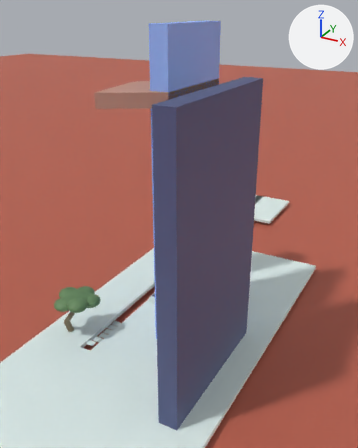
Two versions of the glTF model worlds/storm-terrace/source/storm_terrace_blockout.glb, one commit apart.
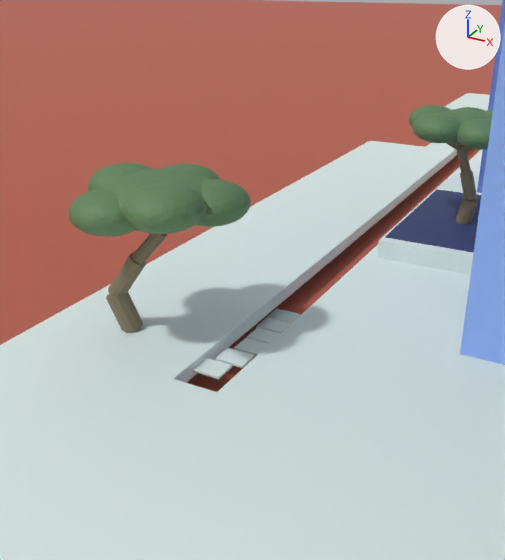
Each version is shown from a camera (50 mm lens) standing at (64.0, -66.0, 72.9) and looking at (11.2, 29.9, 24.9), then close up from a camera (50 mm lens) standing at (19.1, -22.7, 21.8) and looking at (-0.5, 13.0, 3.9). Lighting does not change. The marker at upper right points along +X, +Y and +Z. The last two pictures show the newer version.

Objects in the first close-up: 'bent_tree_crown_0', 'bent_tree_crown_1', 'bent_tree_crown_2', 'bent_tree_crown_3', 'bent_tree_crown_4', 'bent_tree_crown_core', 'bent_tree_trunk_0', 'bent_tree_trunk_1', 'bent_tree_trunk_2', 'deck_east', 'deck_south', 'deck_west', 'glass_monolith', 'plinth', 'plinth_pool', 'plinth_tree_crown_3', 'sea_optional' and 18 more.
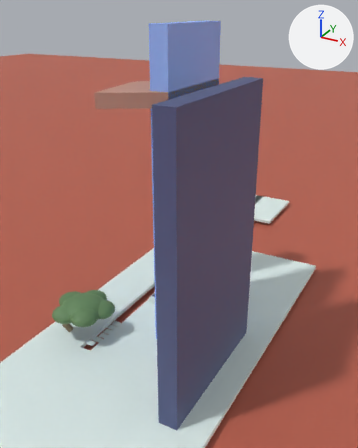
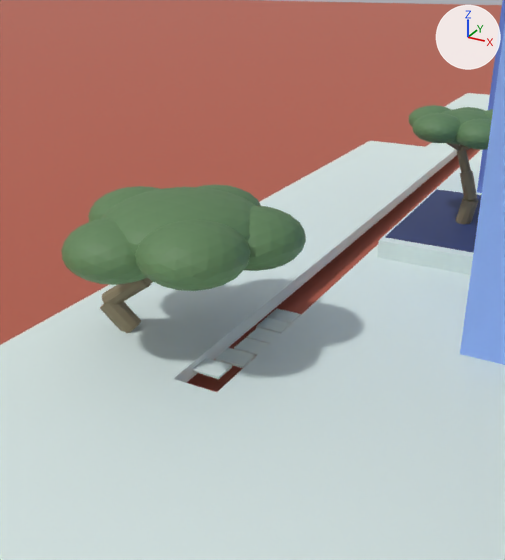
Boxes [x1, y1, x2, y2] around the edits, measured in the close-ups (505 x 560 px):
'bent_tree_crown_4', moved, rescaled (36% wider, 40% taller)
    before: [122, 183, 207, 234]
    after: [135, 219, 251, 291]
'bent_tree_crown_core', moved, rescaled
    before: [101, 169, 208, 211]
    after: [101, 187, 255, 254]
'bent_tree_crown_3', moved, rescaled
    before: [68, 188, 137, 237]
    after: [61, 218, 147, 285]
'bent_tree_crown_0', moved, rescaled
    before: [196, 179, 251, 227]
    after: [244, 206, 306, 271]
'bent_tree_crown_2', moved, rescaled
    before: [88, 163, 152, 191]
    after: [88, 186, 159, 222]
'bent_tree_trunk_1', reshaped
    before: [108, 253, 146, 296]
    after: [102, 280, 151, 304]
'bent_tree_trunk_0', reshaped
    before: [106, 292, 143, 333]
    after: [100, 301, 141, 333]
'bent_tree_crown_1', moved, rescaled
    before: [163, 164, 220, 179]
    after: [199, 185, 261, 206]
'bent_tree_trunk_2', reshaped (mostly hidden afterwards)
    before: [132, 234, 167, 264]
    after: [143, 278, 153, 284]

Diff of the bpy script that builds the scene:
```diff
--- a/worlds/storm-terrace/source/storm_terrace_blockout.glb.py
+++ b/worlds/storm-terrace/source/storm_terrace_blockout.glb.py
@@ me_bent_tree_trunk_0 @@
-me_bent_tree_trunk_0.from_pydata(...)  # 22 vertices, 40 faces; spans x -9.65..-7.31, y 8.96..10.74, z -0.28..2.78
+me_bent_tree_trunk_0.from_pydata(...)  # 22 vertices, 40 faces; spans x -10.14..-7.42, y 8.79..10.73, z -0.48..2.36
+# me_bent_tree_trunk_0 part 1: 21 of 22 vertices moved; they spanned x -9.65..-7.31, y 8.96..10.74, z -0.28..2.78 and now span x -10.14..-7.42, y 8.79..10.73, z -0.48..2.36; mean shift (-0.31, -0.09, -0.33); largest move (-9.65, 9.88, 2.26) -> (-10.14, 9.68, 1.43)
 me_bent_tree_trunk_0.materials.append(mat_trunk)
@@ me_bent_tree_trunk_1 @@
-me_bent_tree_trunk_1.from_pydata(...)  # 22 vertices, 40 faces; spans x -9.46..-6.86, y 9.11..10.79, z 2.17..5.33
+me_bent_tree_trunk_1.from_pydata(...)  # 22 vertices, 40 faces; spans x -9.93..-6.59, y 8.94..10.9, z 1.39..4.23
+# me_bent_tree_trunk_1 part 2: 22 of 22 vertices moved; they spanned x -9.46..-6.86, y 9.11..10.79, z 2.17..5.33 and now span x -9.93..-6.59, y 8.94..10.9, z 1.39..4.23; mean shift (-0.1, -0.03, -0.94)
 me_bent_tree_trunk_1.materials.append(mat_trunk)
@@ me_bent_tree_trunk_2 @@
-me_bent_tree_trunk_2.from_pydata(...)  # 22 vertices, 40 faces; spans x -7.71..-5.41, y 9.76..11.14, z 4.72..7.28
+me_bent_tree_trunk_2.from_pydata(...)  # 22 vertices, 40 faces; spans x -7.2..-4.12, y 9.89..11.55, z 3.37..5.63
+# me_bent_tree_trunk_2 part 3: 22 of 22 vertices moved; they spanned x -7.71..-5.41, y 9.76..11.14, z 4.72..7.28 and now span x -7.2..-4.12, y 9.89..11.55, z 3.37..5.63; mean shift (0.9, 0.27, -1.5)
 me_bent_tree_trunk_2.materials.append(mat_trunk)
@@ me_bent_tree_crown_0 @@
-me_bent_tree_crown_0.from_pydata(...)  # 162 vertices, 320 faces; spans x -5.21..-0.41, y 9.55..14.35, z 7.67..10.31
+me_bent_tree_crown_0.from_pydata(...)  # 162 vertices, 320 faces; spans x -3.62..2.86, y 9.56..16.04, z 5.11..8.68
+# me_bent_tree_crown_0 part 4: the whole mesh is scaled about its middle by 1.35, then moved by (2.43, 0.86, -2.1)
 me_bent_tree_crown_0.materials.append(mat_foliage)
@@ me_bent_tree_crown_1 @@
-me_bent_tree_crown_1.from_pydata(...)  # 162 vertices, 320 faces; spans x -8.43..-3.63, y 11.49..16.29, z 7.8..10.44
+me_bent_tree_crown_1.from_pydata(...)  # 162 vertices, 320 faces; spans x -7.97..-1.49, y 12.18..18.66, z 5.21..8.77
+# me_bent_tree_crown_1 part 5: the whole mesh is scaled about its middle by 1.35, then moved by (1.3, 1.54, -2.13)
 me_bent_tree_crown_1.materials.append(mat_foliage)
@@ me_bent_tree_crown_2 @@
-me_bent_tree_crown_2.from_pydata(...)  # 162 vertices, 320 faces; spans x -11.28..-6.48, y 9.02..13.82, z 8.06..10.7
+me_bent_tree_crown_2.from_pydata(...)  # 162 vertices, 320 faces; spans x -11.81..-5.33, y 8.86..15.34, z 5.4..8.96
+# me_bent_tree_crown_2 part 6: the whole mesh is scaled about its middle by 1.35, then moved by (0.31, 0.67, -2.19)
 me_bent_tree_crown_2.materials.append(mat_foliage)
@@ me_bent_tree_crown_3 @@
-me_bent_tree_crown_3.from_pydata(...)  # 162 vertices, 320 faces; spans x -9.81..-5.01, y 5.56..10.36, z 7.51..10.15
+me_bent_tree_crown_3.from_pydata(...)  # 162 vertices, 320 faces; spans x -9.83..-3.35, y 4.18..10.66, z 4.99..8.55
+# me_bent_tree_crown_3 part 7: the whole mesh is scaled about its middle by 1.35, then moved by (0.82, -0.54, -2.06)
 me_bent_tree_crown_3.materials.append(mat_foliage)
@@ me_bent_tree_crown_4 @@
-me_bent_tree_crown_4.from_pydata(...)  # 162 vertices, 320 faces; spans x -6.06..-1.26, y 5.88..10.68, z 8.23..10.87
+me_bent_tree_crown_4.from_pydata(...)  # 162 vertices, 320 faces; spans x -4.77..1.71, y 4.62..11.1, z 5.53..9.09
+# me_bent_tree_crown_4 part 8: the whole mesh is scaled about its middle by 1.35, then moved by (2.13, -0.43, -2.24)
 me_bent_tree_crown_4.materials.append(mat_foliage)
@@ me_bent_tree_crown_core @@
-me_bent_tree_crown_core.from_pydata(...)  # 162 vertices, 320 faces; spans x -9.66..-1.86, y 6.8..14.6, z 7.7..10.7
+me_bent_tree_crown_core.from_pydata(...)  # 162 vertices, 320 faces; spans x -9.62..0.9, y 5.86..16.39, z 5.43..9.48
+# me_bent_tree_crown_core part 9: the whole mesh is scaled about its middle by 1.35, then moved by (1.4, 0.42, -1.75)
 me_bent_tree_crown_core.materials.append(mat_foliage)
```
